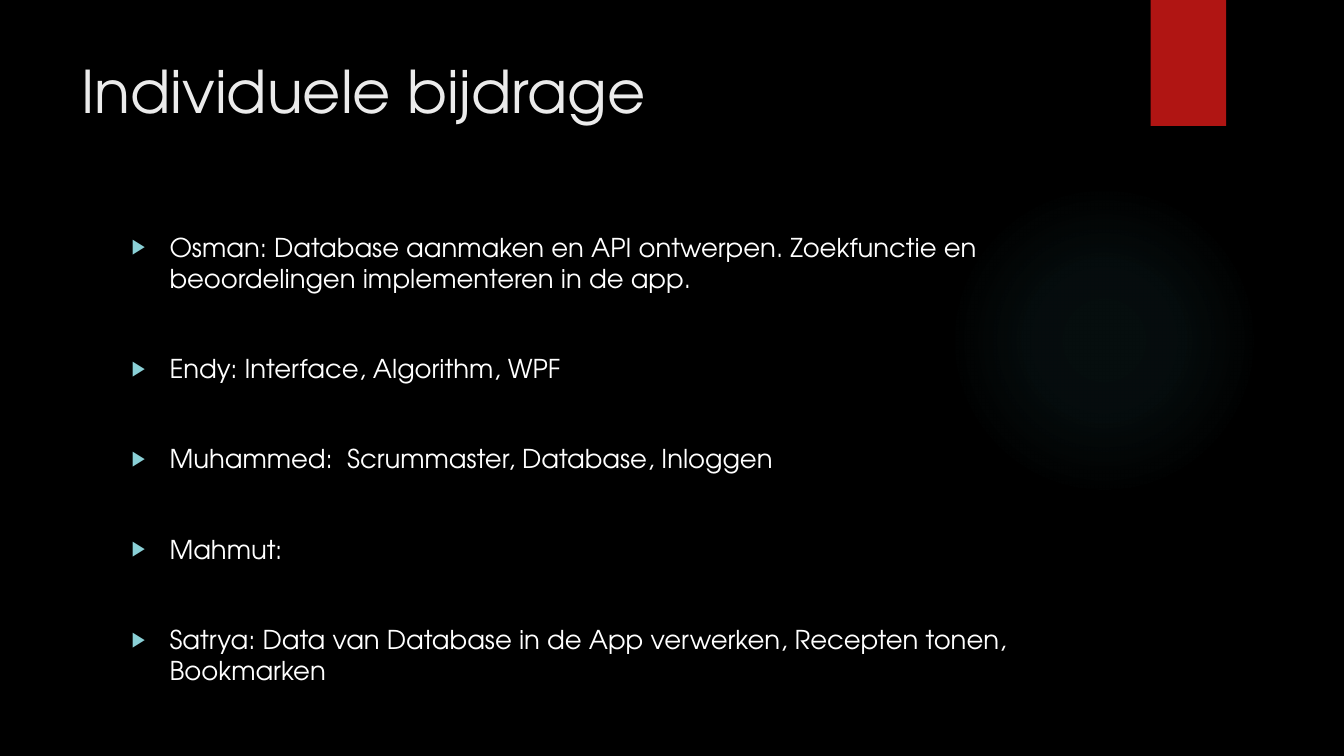
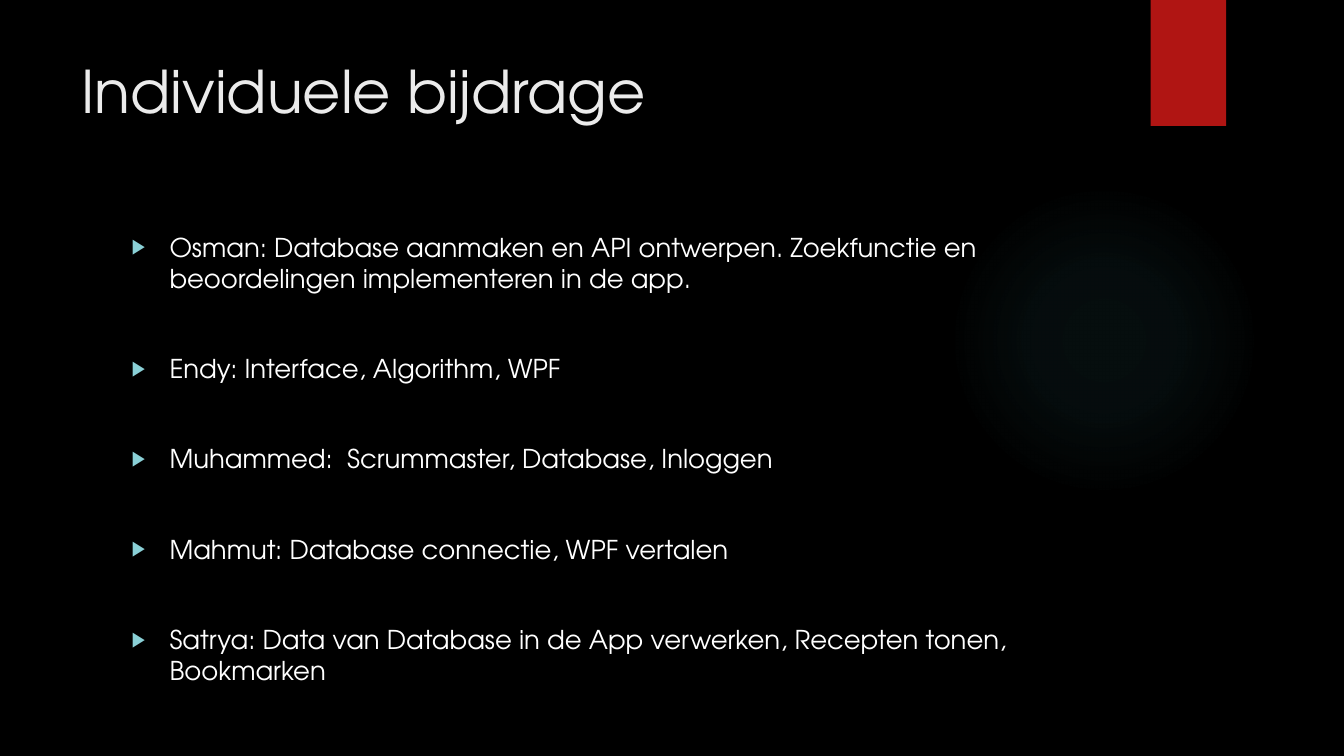
Before and after one commit to mahmudozler/Project-4, a slide deck: slide 8 of PocketRecipe©_V2.pptx. Drawn at 1344x756 pixels with LibreOffice and Linux fonts; fonts in the diff are those of the drawing; background and template pictures are left out. Boxes give left, top, right and bottom in pixels: in the first picture for what was removed or moved away, otherwise in the second. Text is boxed around its words. In the diff, an @@ line names an element or a change of style, - is before the commit and + after.

```diff
--- a/PocketRecipe©_V2.pptx
+++ b/PocketRecipe©_V2.pptx
@@ text at <box>170,540,729,561</box>: text changed @@
-▶ Mahmut:
+▶ Mahmut: Database connectie, WPF vertalen
```
